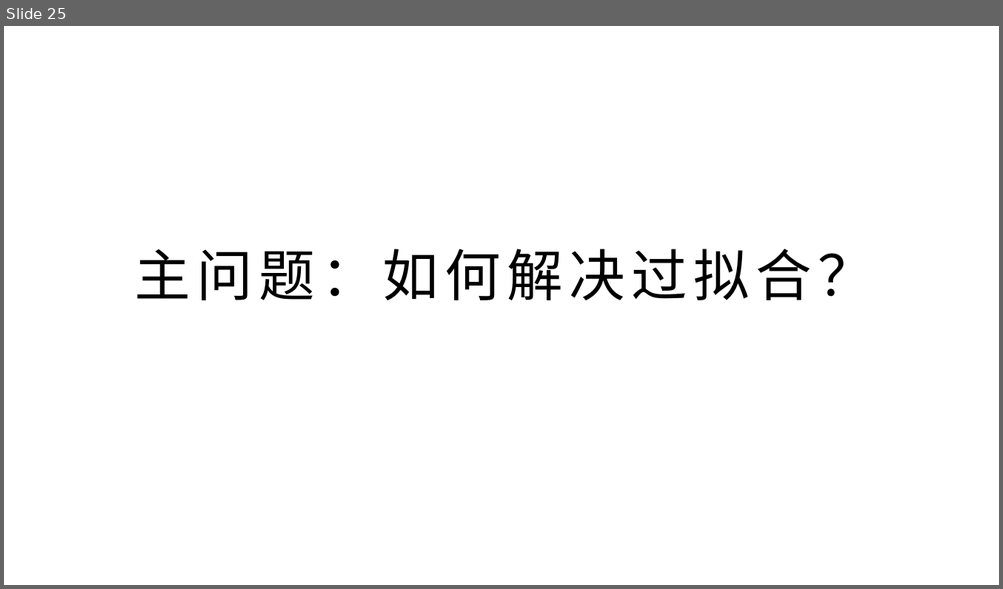
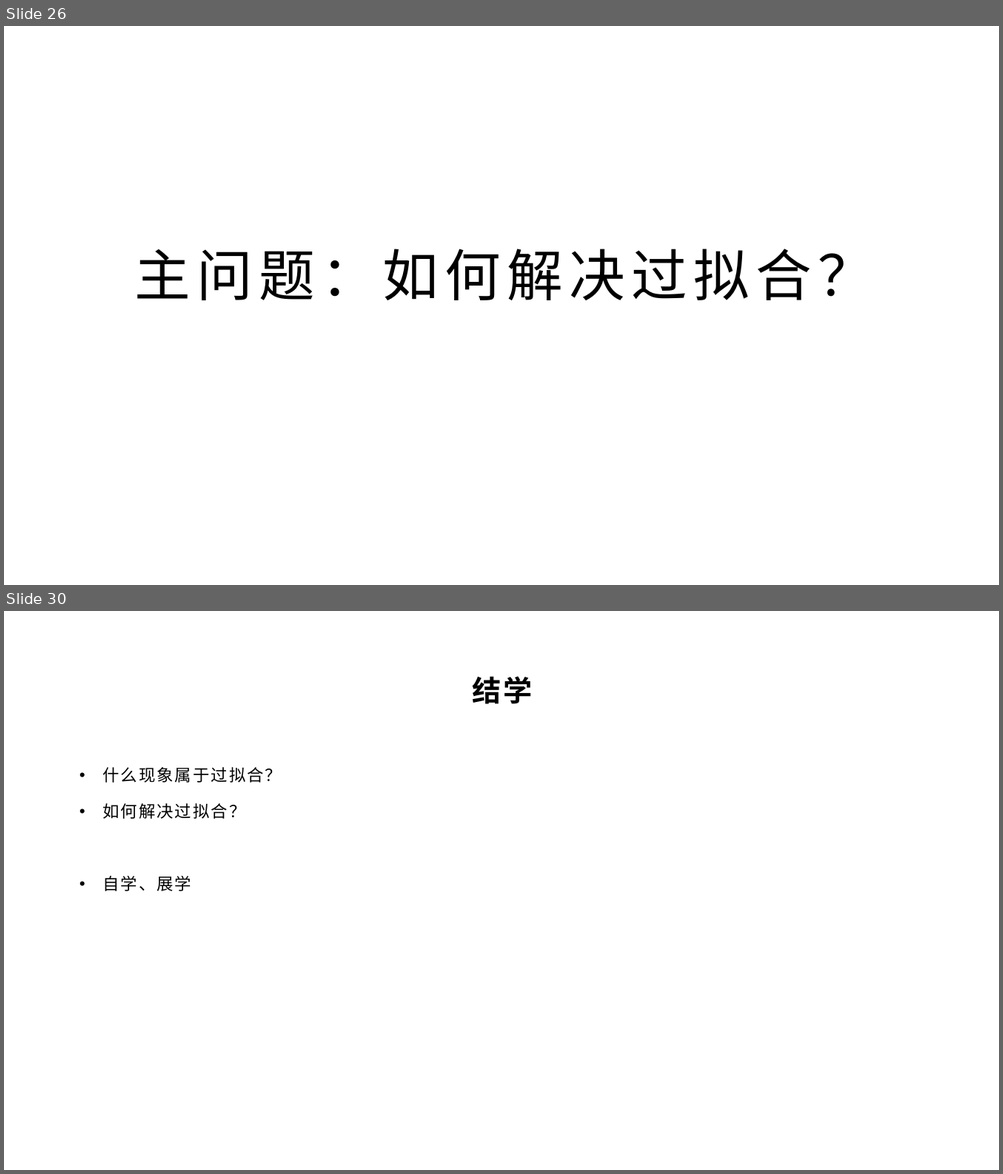
Before and after one commit to yyc-git/DeepLearningEdu, a slide deck: lessons/5_handwriting_by_linear_layer/ppt/用全连接层识别手写数字.pptx. Shown one above the other, each under a label of ours: slide 25 before the commit, slides 26 and 30 after it; the slides between them are not shown. The pictures are 1003x589 and 1003x1174 pixels, drawn with LibreOffice and Linux fonts; fonts in the diff are those of the drawing; background and template pictures are left out. Boxes give left, top, right and bottom in pixels: in the first picture for what was removed or moved away, otherwise in the second. Text is boxed around its words. In the diff, an @@ line names an element or a change of style, - is before the commit and + after.

```diff
--- a/lessons/5_handwriting_by_linear_layer/ppt/用全连接层识别手写数字.pptx
+++ b/lessons/5_handwriting_by_linear_layer/ppt/用全连接层识别手写数字.pptx
@@ slide 30 added at <box>4,611,999,1170</box>, background picture (left out) @@
@@ title added at <box>472,676,532,704</box>, 28 pt, text #000000, bold @@
+结学
@@ text added at <box>102,767,282,891</box>, 16 pt, text #000000 @@
+• 什么现象属于过拟合？
+• 如何解决过拟合？
+• 自学、展学
@@ what was slide 25 is now slide 26 @@
```
Also in this commit, not shown: 6 slides changed, 2 other slides added, 9 other files.
